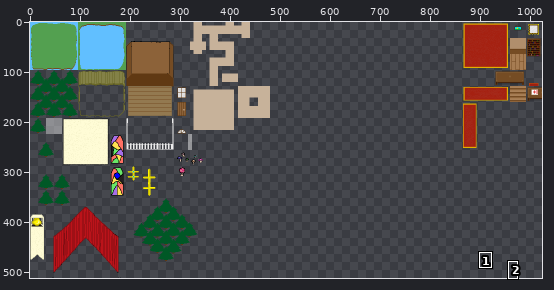
Two states of a sprite sheet, res/images/TestSpriteSheet.png. Above: a wide view before the commit, with the close-up outlined.
Close-up. Before the edit:
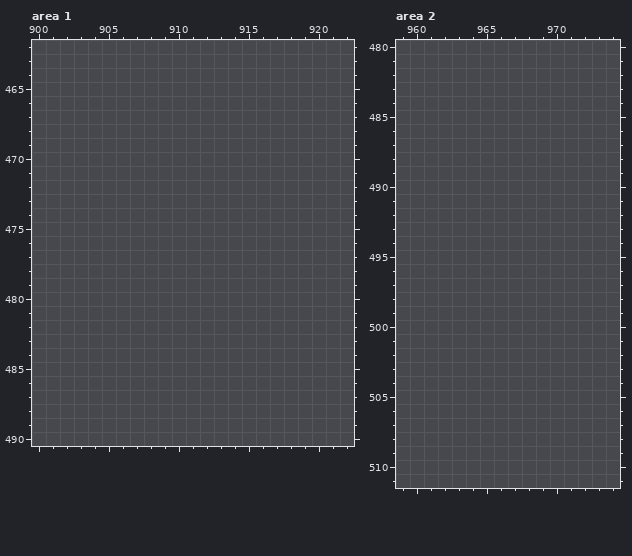
The file is 1024x512 pixels. Pixels under 10% opacity are left out. Colours within 5 levels of each other are drawn and written as one. Shown: area 1: x 900..922, y 462..490; area 2: x 959..974, y 480..511. The commit also changed other parts of the picture, which this record leaves out.
After:
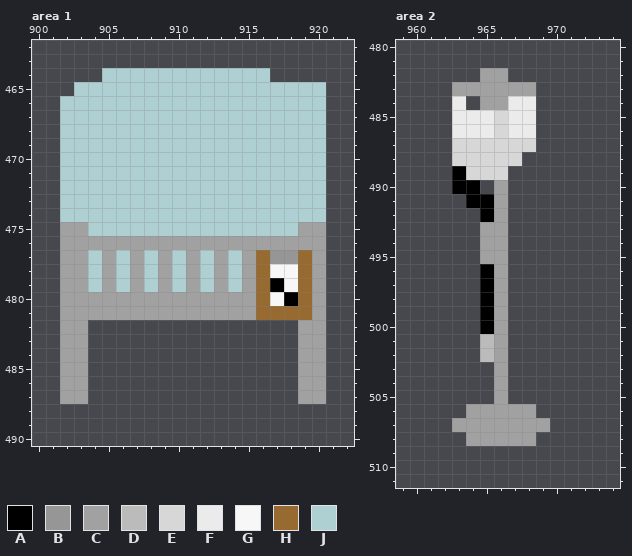
Palette (. is transparent): A #000000  B #969696  C #a1a1a1  D #bbbbbb  E #d7d7d7  F #ebebeb  G #f7f7f7  H #966a30  J #afd0d2
Diff:
--- area 1
@@ x 900..922 @@
 463 .......................
-464 .......................
-465 .......................
-466 .......................
-467 .......................
-468 .......................
-469 .......................
-470 .......................
-471 .......................
-472 .......................
-473 .......................
-474 .......................
-475 .......................
-476 .......................
-477 .......................
-478 .......................
-479 .......................
-480 .......................
-481 .......................
-482 .......................
-483 .......................
-484 .......................
-485 .......................
-486 .......................
-487 .......................
+464 .....JJJJJJJJJJJJ......
+465 ...JJJJJJJJJJJJJJJJJJ..
+466 ..JJJJJJJJJJJJJJJJJJJ..
+467 ..JJJJJJJJJJJJJJJJJJJ..
+468 ..JJJJJJJJJJJJJJJJJJJ..
+469 ..JJJJJJJJJJJJJJJJJJJ..
+470 ..JJJJJJJJJJJJJJJJJJJ..
+471 ..JJJJJJJJJJJJJJJJJJJ..
+472 ..JJJJJJJJJJJJJJJJJJJ..
+473 ..JJJJJJJJJJJJJJJJJJJ..
+474 ..JJJJJJJJJJJJJJJJJJJ..
+475 ..CCJJJJJJJJJJJJJJJCC..
+476 ..CCCCCCCCCCCCCCCCCCC..
+477 ..CCJCJCJCJCJCJCHBBHC..
+478 ..CCJCJCJCJCJCJCHGGHC..
+479 ..CCJCJCJCJCJCJCHAGHC..
+480 ..CCCCCCCCCCCCCCHGAHC..
+481 ..CCCCCCCCCCCCCCHHHHC..
+482 ..CC...............CC..
+483 ..CC...............CC..
+484 ..CC...............CC..
+485 ..CC...............CC..
+486 ..CC...............CC..
+487 ..CC...............CC..
 488 .......................
--- area 2
@@ x 961..971 @@
 481 ...........
-482 ...........
-483 ...........
-484 ...........
-485 ...........
-486 ...........
-487 ...........
-488 ...........
-489 ...........
-490 ...........
-491 ...........
-492 ...........
-493 ...........
-494 ...........
-495 ...........
-496 ...........
-497 ...........
-498 ...........
-499 ...........
-500 ...........
-501 ...........
-502 ...........
-503 ...........
-504 ...........
-505 ...........
-506 ...........
-507 ...........
-508 ...........
+482 ....CC.....
+483 ..CCCCCC...
+484 ..F.CCFF...
+485 ..FFFEFF...
+486 ..FFFEFF...
+487 ..EEEEEE...
+488 ..EEEEE....
+489 ..AEEE.....
+490 ..AA.C.....
+491 ...AAC.....
+492 ....AC.....
+493 ....CC.....
+494 ....CC.....
+495 ....CC.....
+496 ....AC.....
+497 ....AC.....
+498 ....AC.....
+499 ....AC.....
+500 ....AC.....
+501 ....DC.....
+502 ....DC.....
+503 .....C.....
+504 .....C.....
+505 .....C.....
+506 ...CCCCC...
+507 ..CCCCCCC..
+508 ...CCCCC...
 509 ...........
Pixel boxes of the changes (left, top, right, bottom) in both close-ups:
added: (60, 68, 326, 404)
added: (452, 68, 550, 446)
